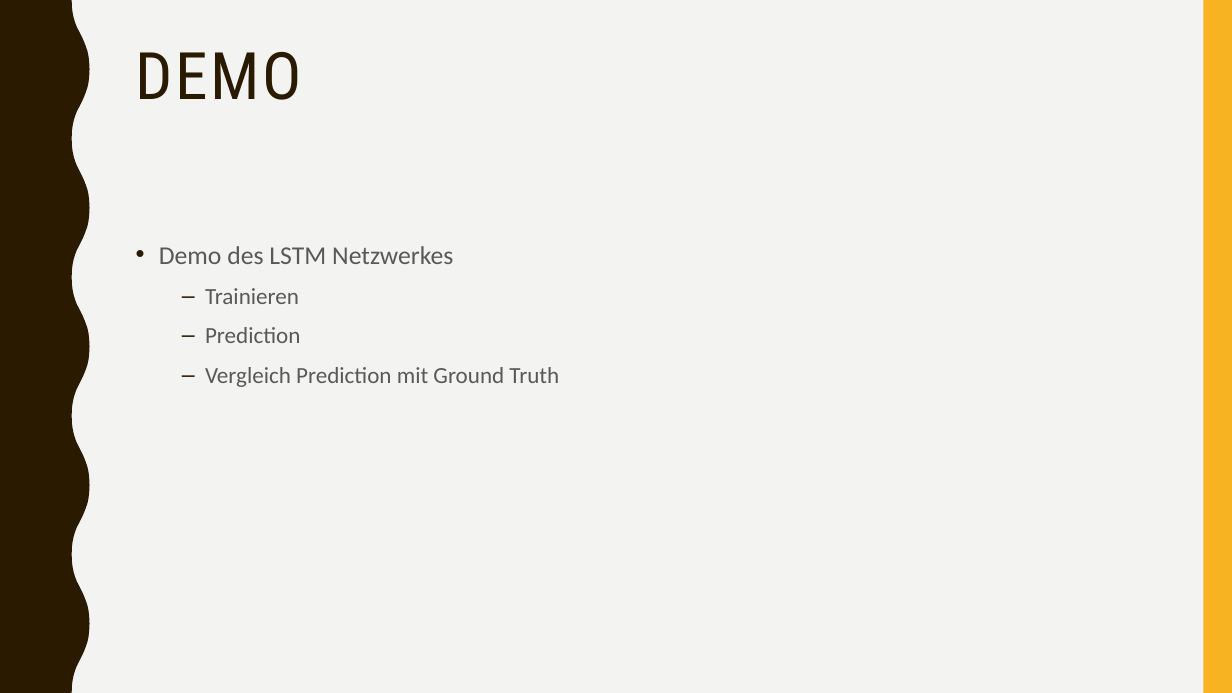
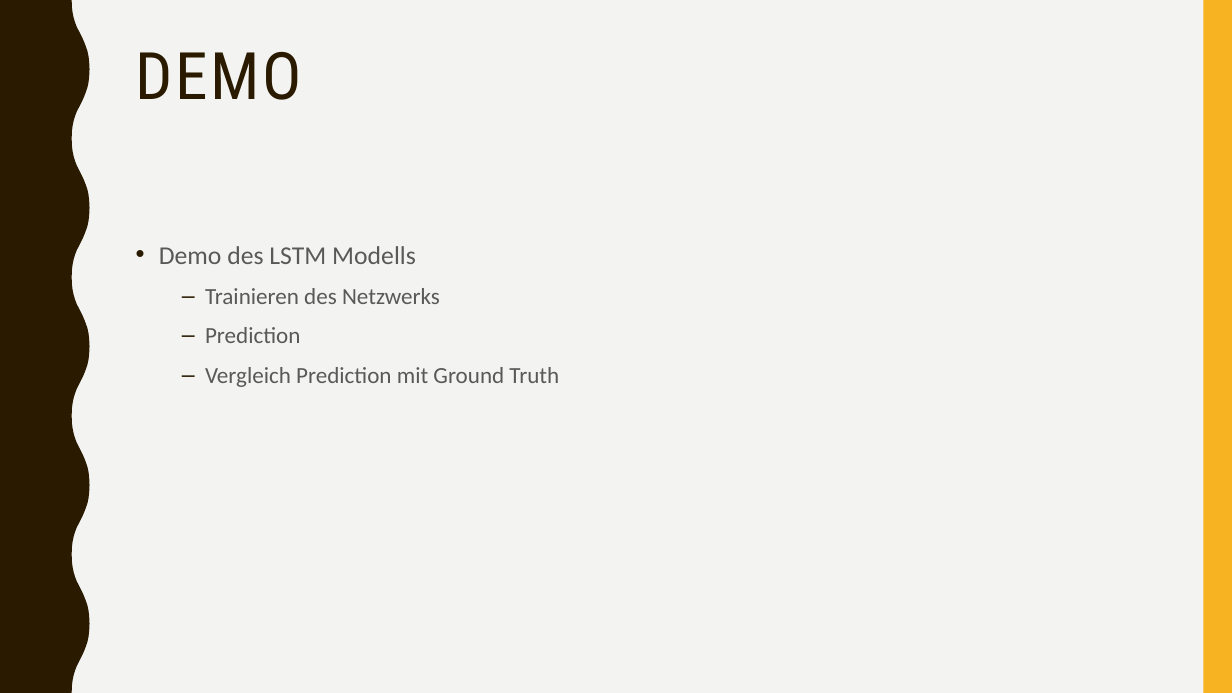
Before and after one commit to maggi71/ml-corona, a slide deck: slide 6 of resources/documentation/Abschlusspraesentation.pptx. Drawn at 1232x693 pixels with LibreOffice and Linux fonts; fonts in the diff are those of the drawing. Boxes give left, top, right and bottom in pixels: in the first picture for what was removed or moved away, otherwise in the second. Text is boxed around its words. In the diff, an @@ line names an element or a change of style, - is before the commit and + after.

```diff
--- a/resources/documentation/Abschlusspraesentation.pptx
+++ b/resources/documentation/Abschlusspraesentation.pptx
@@ text at (159,246,440,304): text changed; size 20 to 18 pt @@
-• Demo des LSTM Netzwerkes
-  – Trainieren
+• Demo des LSTM Modells
+  – Trainieren des Netzwerks
```
Also in this commit, not shown: 7 other slides changed, 1 other file.
